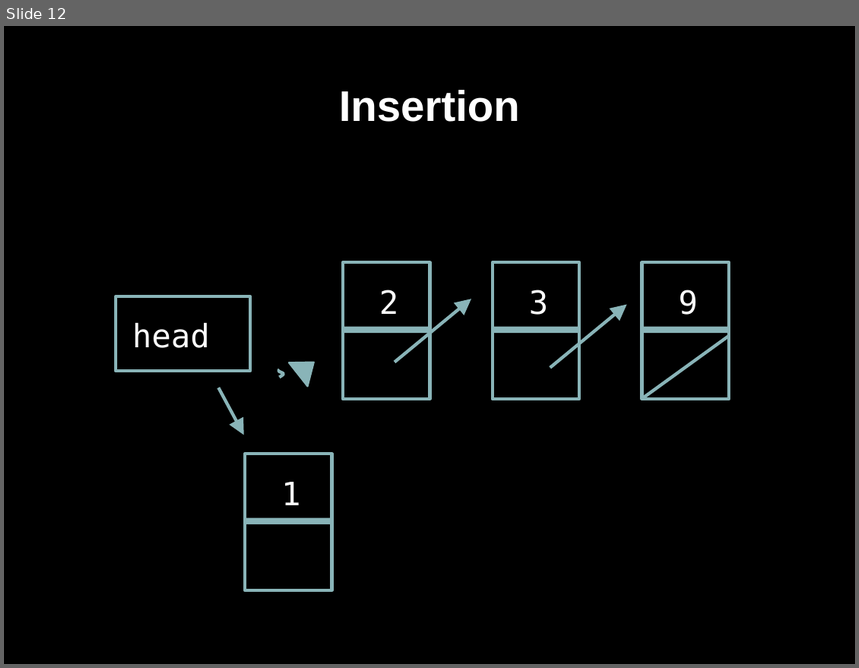
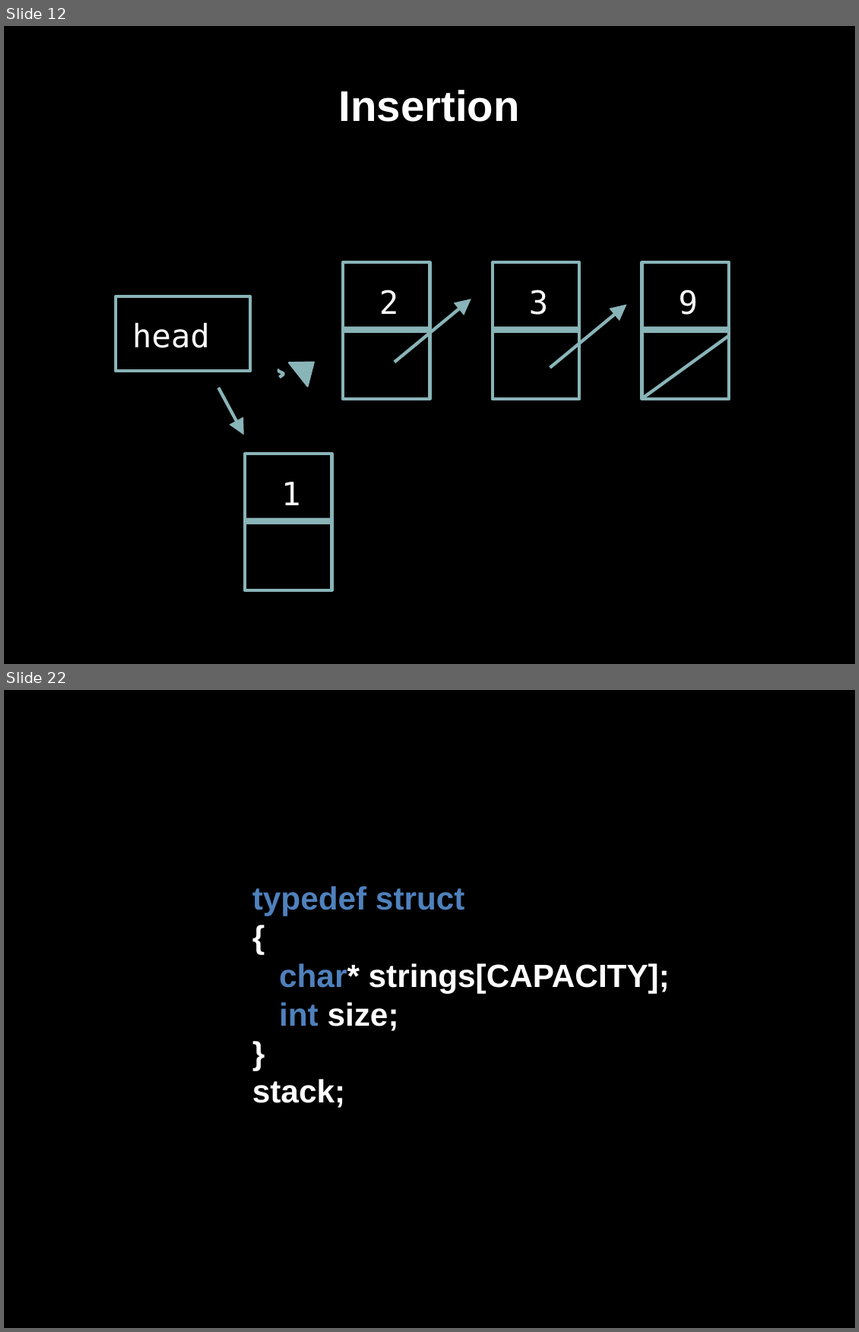
Before and after one commit to bagustris/prokom-tf, a slide deck: prokom6.odp. Shown one above the other, each under a label of ours: slide 12 before the commit, slides 12 and 22 after it; the slides between them are not shown. The pictures are 859x668 and 859x1332 pixels, drawn with LibreOffice and Linux fonts; fonts in the diff are those of the drawing. Boxes give left, top, right and bottom in pixels: in the first picture for what was removed or moved away, otherwise in the second. Text is boxed around its words. In the diff, an @@ line names an element or a change of style, - is before the commit and + after.

```diff
--- a/prokom6.odp
+++ b/prokom6.odp
@@ slide 22 added at (x1=4, y1=690, x2=855, y2=1328), background #000000 @@
@@ text added at (x1=253, y1=886, x2=670, y2=1108), 30 pt, text #FFFFFF, bold @@
+typedef struct
+{
+char* strings[CAPACITY];
+int size;
+}
+stack;
+{
```
Also in this commit, not shown: 7 slides changed, 31 other slides added, 1 slide removed, 8 other files.
